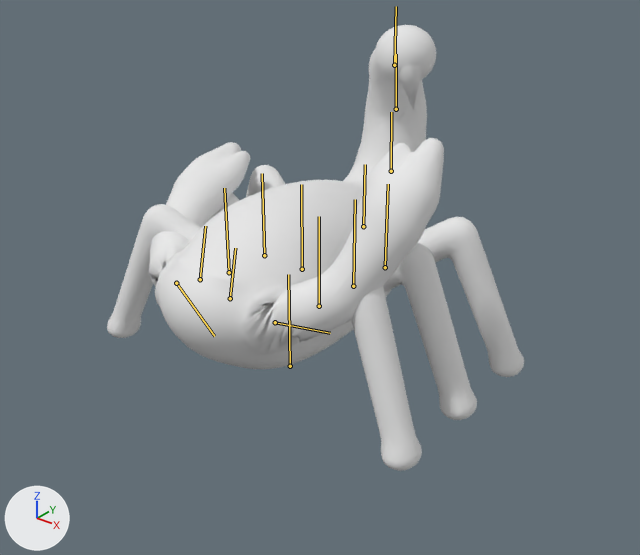
A saved change to the FBX model Assets/_Game/Resources/Art/Enemies/sand_scorpion/sand_scorpion.fbx.
Both versions are drawn from a camera (50 mm lens) standing at (1.249, -1.443, 1.29) and looking at (0.088, 0.008, 0.391). The axes (+X, +Y, +Z) are drawn at lower left. The lights are the same throughout. The older version comes first. Both versions are drawn at frame 23 of the action 'Rig|Victory'; the numbers are the values there. The bones that change, and the others that lie on the model, are drawn over the model as lines.

Names of what the first picture shows: 'Body'.
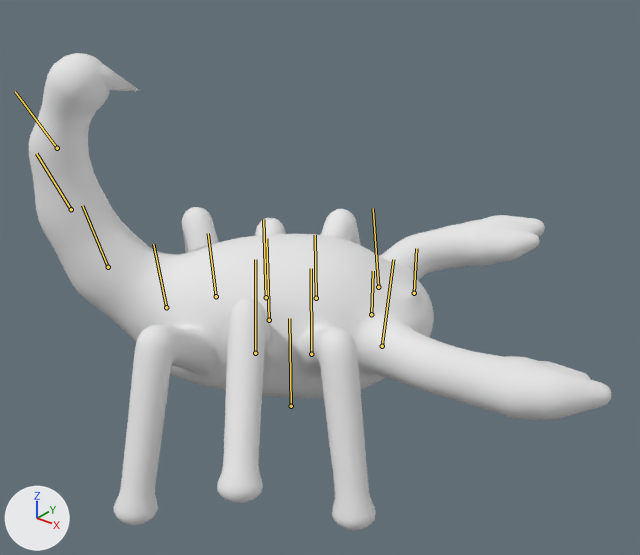
Changed parts and their boxes (x1, y1, x2, y2) in the pictures (640 x 555 px):
'Body', posed (39% wider, 7% taller): before (107, 25, 524, 471); after (29, 53, 611, 530)
bone 'root', root to tip: before (290, 366) to (288, 274); after (291, 406) to (289, 318)
bone 'head', root to tip: before (230, 298) to (235, 248); after (371, 314) to (373, 271)
bone 'tail1', root to tip: before (363, 226) to (365, 164); after (166, 307) to (153, 244)
bone 'tail2', root to tip: before (391, 171) to (391, 112); after (108, 267) to (82, 205)
bone 'tail3', root to tip: before (396, 109) to (396, 54); after (71, 209) to (36, 153)
bone 'tail4', root to tip: before (394, 65) to (396, 6); after (57, 148) to (15, 91)
bone 'arm.R', root to tip: before (176, 283) to (214, 336); after (382, 346) to (393, 259)
bone 'arm.L', root to tip: before (275, 322) to (330, 333); after (378, 287) to (373, 208)
bone 'leg2.R', root to tip: before (264, 255) to (262, 173); after (255, 353) to (255, 259)
bone 'leg1.L', root to tip: before (319, 306) to (319, 216); after (316, 298) to (315, 235)
bone 'leg3.L', root to tip: before (385, 267) to (388, 184); after (216, 296) to (208, 233)

The change in detail:
Bone 'root' (bone_root) moves from (0.0, 0.12, 0.0) to (0.0, 0.0, 0.0).
Bone 'root' (bone_root) turns from (0, 0, 0) to (0, 127, 0) degrees about its own x, y and z.
Bone 'head' (bone_head) turns from (-12, 0, 0) to (0, 0, 0) degrees about its own x, y and z.
Bone 'tail1' (bone_tail1) turns from (0, 0, 0) to (-6, 0, 0) degrees about its own x, y and z.
Bone 'tail2' (bone_tail2) turns from (4, 12, 0) to (-10, 0, 0) degrees about its own x, y and z.
Bone 'tail3' (bone_tail3) turns from (6, 18, 0) to (-10, 0, 0) degrees about its own x, y and z.
Bone 'tail4' (bone_tail4) turns from (5, 14, 0) to (-6, 0, 0) degrees about its own x, y and z.
Bone 'arm.R' (bone_arm_r) turns from (-150, 0, 0) to (5, 0, 0) degrees about its own x, y and z.
Bone 'arm.L' (bone_arm_l) turns from (-120, 0, 0) to (-5, 0, 0) degrees about its own x, y and z.
Bone 'leg2.R' (bone_leg2_r) turns from (0, 0, 0) to (0, 0, -18) degrees about its own x, y and z.
Bone 'leg1.L' (bone_leg1_l) turns from (0, 0, 0) to (0, 0, 18) degrees about its own x, y and z.
Bone 'leg3.L' (bone_leg3_l) turns from (0, 0, 0) to (0, 0, 18) degrees about its own x, y and z.
